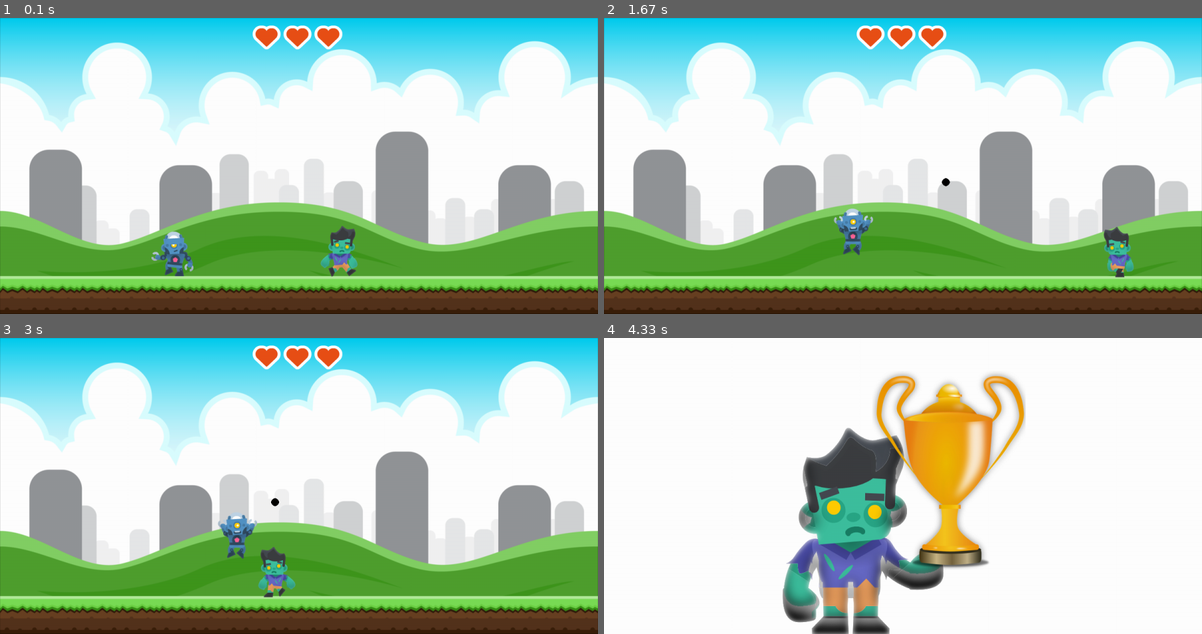
Above: before the commit, frames 1-4 (two rows, left to right).
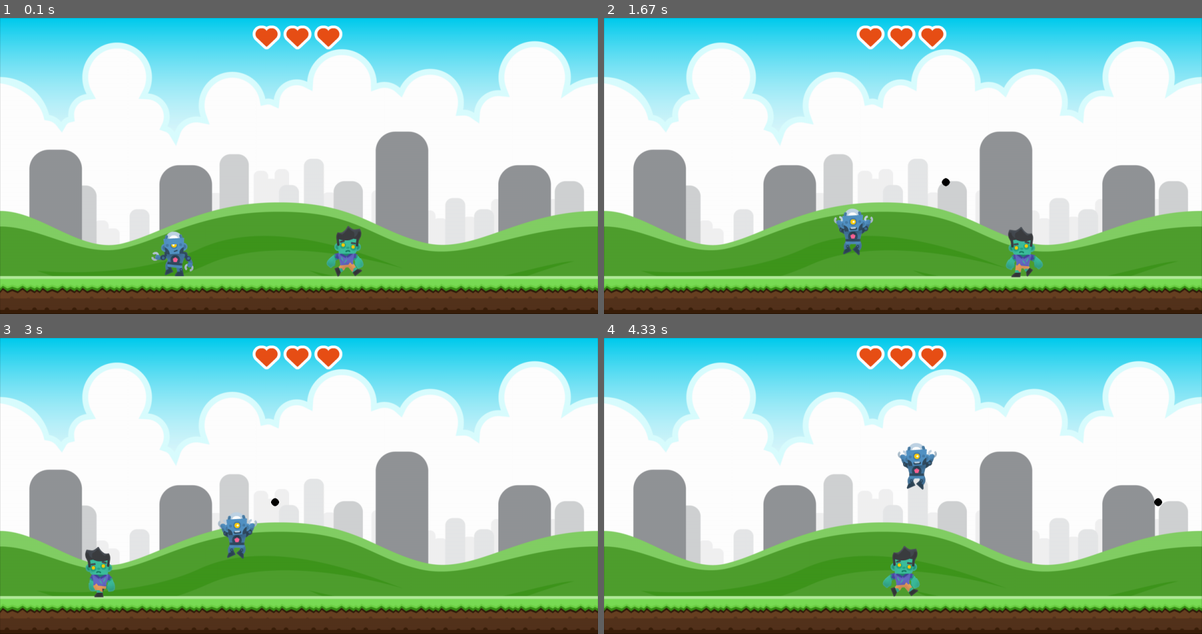
Above: after the commit, the same moments.

Repository: FlorianHeck2/codespaces-jupyter
Game: pygame game, started from pygame/pygametests.py
Two runs of this game, one before a commit and one after it. Both use one fixed random seed, a clock stepped at 60 frames per second and the inputs below.
Inputs:
- Up to frame 1 (0.1 s): no input
- Up to frame 2 (1.67 s): tap Space at 0.33, 0.73, 1.03, 1.23, 1.57 s; hold Right 0.67-1.13 s; hold Up 1.17-1.47 s; hold Right from 1.5 s (still down)
- Up to frame 3 (3 s): tap Space at 1.87, 2.07, 2.37, 2.63, 2.93 s; release Right at 1.97 s; hold Up 2-2.53 s; hold Left 2.57-2.97 s
- Up to frame 4 (4.33 s): hold Up 3-3.37 s; tap Space at 3.07, 3.47, 3.77, 4.13 s; hold Right 3.4-4.03 s; hold Up from 4.07 s (still down)

The runs differ from the first frame. In frame 1, 0.6% of the frame differs, in the area x 53-61%, y 70-88%; in frame 2, 1.2%; in frame 3, 1.2%; in frame 4, 74%, in the area x 0-100%, y 0-100%.

Commit message:
start new project (own game)

Diff:
--- /dev/null
+++ b/project/main.py
@@ -0,0 +1,81 @@
+import pygame
+import sys
+linksgehen = pygame.image.load("project/Grafiken/Mainbild.png")
+rechtsgehen = pygame.image.load("project/Grafiken/Mainbild.png")
+hochgehen = pygame.image.load("project/Grafiken/Mainbild.png")
+runtergehen = pygame.image.load("project/Grafiken/Mainbild.png")
+Fackelschein = pygame.image.load("project/Grafiken/blurr.png")
+hintergrund = pygame.image.load("project/Grafiken/background.png")
+
+class spieler:
+    def __init__(self,x,y,geschw,breite,hoehe,richtg,schritteLinks,schritteRechts):
+        self.x = x
+        self.y = y
+        self.geschw = geschw
+        self.breite = breite
+        self.hoehe = hoehe
+        self.richtg = richtg
+        self.schritteLinks = schritteLinks
+        self.schritteRechts = schritteRechts
+        self.last = [1,0]
+        self.ok = True
+    def laufen(self, Liste):
+        if Liste[0]:
+             self.x -= self.geschw
+             self.richtg = [1,0,0,0]
+             self.schritteLinks += 1
+        elif Liste[1]:
+             self.x += self.geschw
+             self.richtg = [0,1,0,0]
+             self.schritteRechts += 1
+        elif Liste[2]:
+             self.y -= self.geschw
+        elif Liste[3]:
+             self.y += self.geschw
+
+    def Laufen(self):
+          self.x += self.geschw
+          if self.geschw > 0:
+               self.richtg = [0,1]
+               self.schritteRechts +=1
+          else:
+               self.richtg = [1,0]
+               self.schritteLinks += 1
+
+screen = pygame.display.set_mode([1290,717])#Erzeugt Fenster mit Höhe und Breite in Pixeln
+clock = pygame.time.Clock()
+spieler1 = spieler(300,391,4,42,46,[0,0,0,0,1],0,0)
+
+linkeWand = pygame.draw.rect(screen, (0,0,0), (0,0,2,717), 0)
+rechteWand = pygame.draw.rect(screen, (0,0,0), (1278,0,2,717), 0)
+barrier1 = pygame.draw.rect(screen, (0,0,0),(800, 112, 77, 456), 0)
+barrier2 = pygame.draw.rect(screen, (0,0,0),(0, 397, 677, 444), 0)
+Walls = [rechteWand, linkeWand, barrier1, barrier2]
+
+Go = True
+
+while Go:
+    spielerrechteck = pygame.Rect(spieler1.x, spieler1.y, 42, 46)
+
+    screen.fill((100,146,95))
+    screen.blit(hintergrund, (0,0))
+    screen.blit(linksgehen, (spieler1.x,spieler1.y))
+    screen.blit(Fackelschein, (spieler1.x-1900, spieler1.y-1050))
+    gedrueckt = pygame.key.get_pressed()
+    for event in pygame.event.get():#Tastatur/Spielefenstereingaben abgreifen
+        if event.type ==pygame.QUIT: sys.exit()#Spiel schließen
+    for wall in Walls:
+        if not spielerrechteck.colliderect(wall):
+            if gedrueckt[pygame.K_RIGHT] and not spielerrechteck.colliderect(rechteWand):# and not spielerRechteck.colliderect(rechteWand):#Pfeiltaste rechts
+                spieler1.laufen([0,1,0,0])
+            elif gedrueckt[pygame.K_LEFT]: #and not spielerRechteck.colliderect(linkeWand):#Pfeiltaste links
+                spieler1.laufen([1,0,0,0])
+            elif gedrueckt[pygame.K_UP]:
+                spieler1.laufen([0,0,1,0])
+            elif gedrueckt[pygame.K_DOWN]:
+                spieler1.laufen([0,0,0,1])
+
+
+    richtung = [0,0,0,0,1] #Links,Rechts, Hoch, Runter, Stehen
+    clock.tick(20)
+    pygame.display.update()
--- /dev/null
+++ b/project/player.py
@@ -0,0 +1,14 @@
+import pygame
+import sys
+class spieler:
+    def __init__(self,x,y,geschw,breite,hoehe,richtg,schritteLinks,schritteRechts):
+        self.x = x
+        self.y = y
+        self.geschw = geschw
+        self.breite = breite
+        self.hoehe = hoehe
+        self.richtg = richtg
+        self.schritteLinks = schritteLinks
+        self.schritteRechts = schritteRechts
+        self.last = [1,0]
+        self.ok = True
--- /dev/null
+++ b/project/zeichnen.py
@@ -0,0 +1,7 @@
+import pygame
+import sys
+
+linksgehen = pygame.image.load("Grafiken/Mainbild.png")
+rechtsgehen = pygame.image.load("Grafiken/Mainbild.png")
+hochgehen = pygame.image.load("Grafiken/Mainbild.png")
+runtergehen = pygame.image.load("Grafiken/Mainbild.png")
--- a/pygame/pygametests.py
+++ b/pygame/pygametests.py
@@ -214,7 +214,7 @@
 linkeWand = pygame.draw.rect(screen, (0,0,0), (0,0,2,600), 0)
 rechteWand = pygame.draw.rect(screen, (0,0,0), (1199,0,2,600), 0)
 spieler1 = spieler(300,391,4,96,128,-16,[0,0,1,0],0,0)
-zombie1 = Zombie(600, 393, 6, 96, 128, [0,0,1,0], 40, 1090)
+zombie1 = Zombie(600, 393, 8, 96, 128, [0,0,1,0], 40, 1090)
 verloren = False
 gewonnen = False
 kugeln = []
Binary file added: project/Grafiken/Mainbild.png
Binary file added: project/Grafiken/background.png
Binary file added: project/Grafiken/blurr.png
Not shown, removed: Test.java
